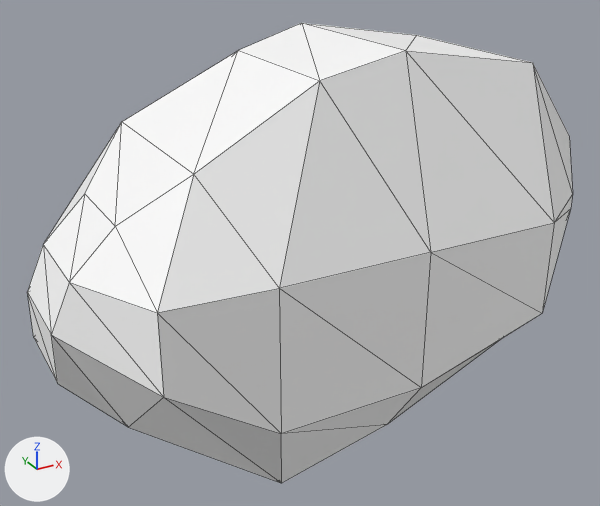
Before and after pictures for a commit that changed the glTF model assets/objects/Fruits/Avocado/Avocado.glb.
Both versions are drawn from a camera (50 mm lens) standing at (-1.62, -2.85, 1.3) and looking at (-0.05, -0.01, -0.12). Lighting does not change. The marker at lower left points along +X, +Y and +Z. The older version comes first. Mesh edges are drawn as thin lines. Vertices at exactly the same position are counted once.
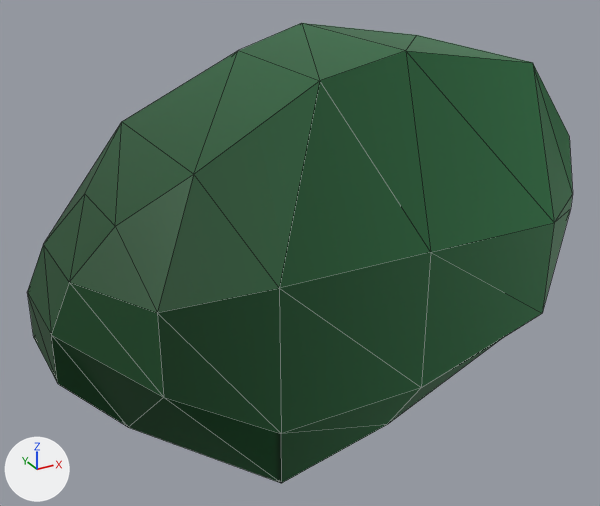
The change in detail:
Picture 'Avocado Texture' (img_avocado_texture) is new.
In material 'Material' (mat_material), base_color is no longer (1.0, 1.0, 1.0), white #ffffff.
In material 'Material' (mat_material), texture is now set to img_avocado_texture.
me_cube has 48 vertices, 92 faces and spans x -1.15..1.14, y -0.58..0.58, z -0.87..0.76.
me_cube is used by ob_cube; location (0.0, 0.0, 0.0).
me_cube part 1: texture (UV) coordinates of 92 of 92 faces, centred in x -1.15..1.14, y -0.58..0.58, z -0.84..0.73, changed; they spanned u 0.12..0.88, v 0.0..1.0 and now span u 0.0..0.91, v 0.0..1.0.

Where the change shows, as pixel boxes [x1, y1, x2, y2] in the pictures (600 x 506 px):
'Cube', surface changed (white to green): [27, 23, 573, 483] in both
